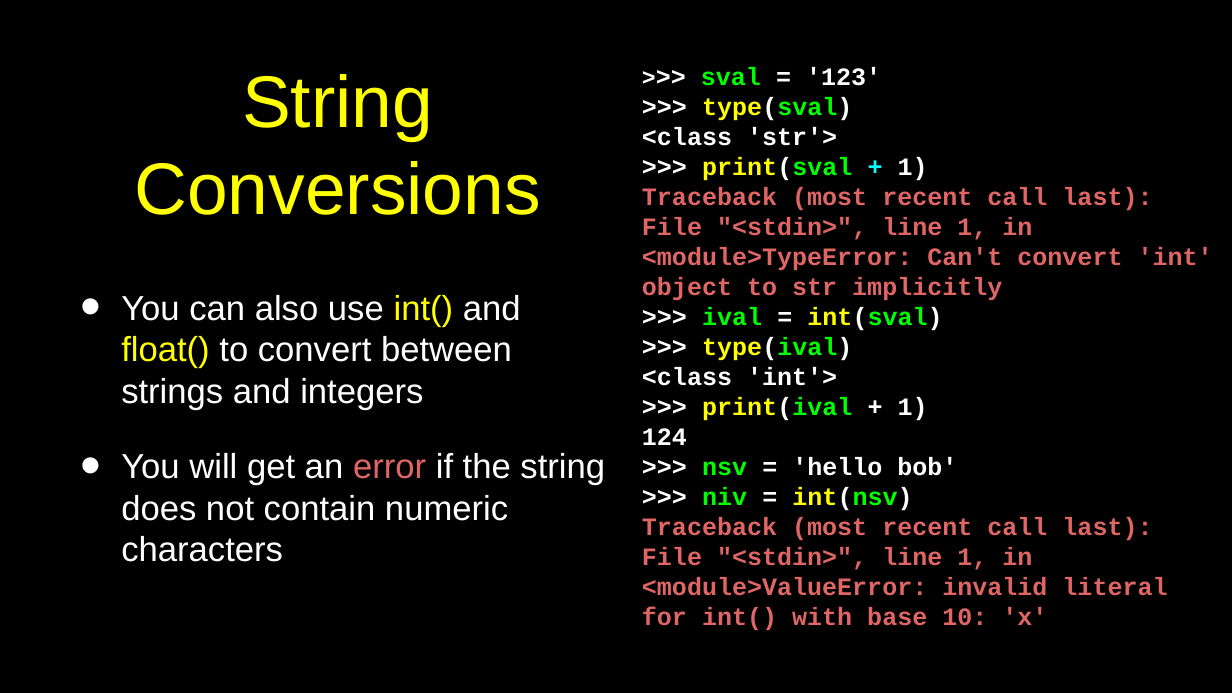
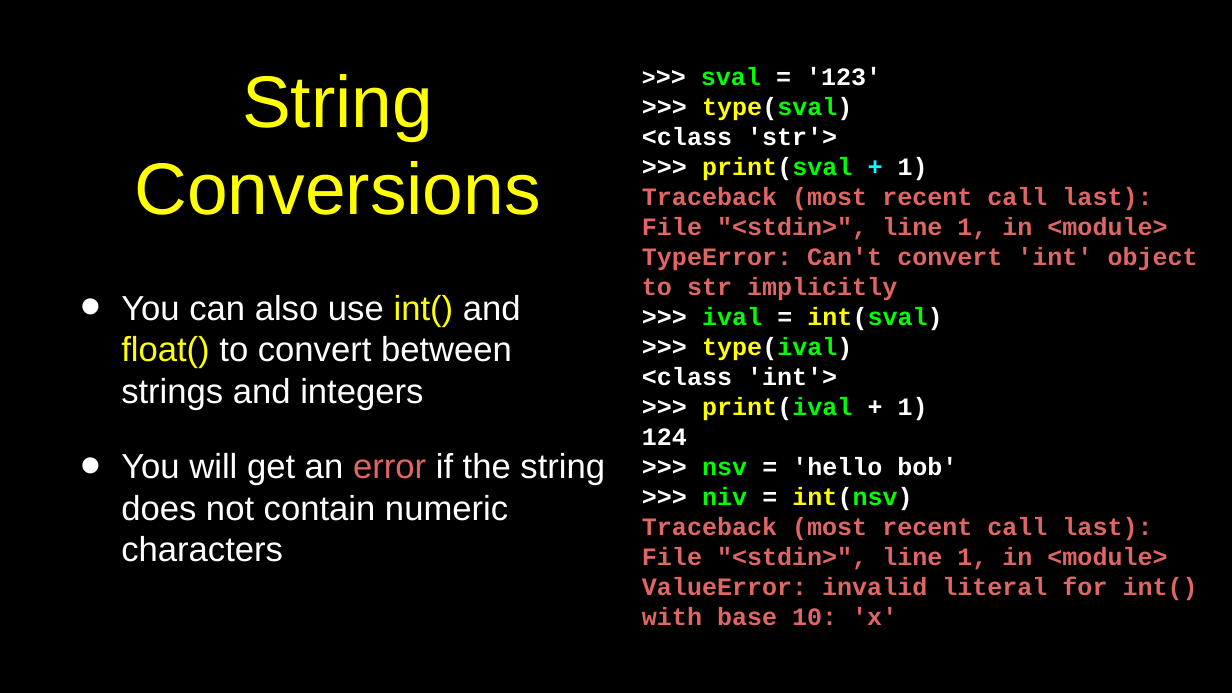
Before and after one commit to csev/py4e, a slide deck: slide 22 of lectures3/Pythonlearn-02-Expressions.pptx. Drawn at 1232x693 pixels with LibreOffice and Linux fonts; fonts in the diff are those of the drawing. Boxes give left, top, right and bottom in pixels: in the first picture for what was removed or moved away, otherwise in the second. Text is boxed around its words. In the diff, an @@ line names an element or a change of style, - is before the commit and + after.

Commit message:
Tweak

```diff
--- a/lectures3/Pythonlearn-02-Expressions.pptx
+++ b/lectures3/Pythonlearn-02-Expressions.pptx
@@ text at [642,187,1198,301]: text changed @@
-Traceback (most recent call last): File "<stdin>", line 1, in <module>TypeError: Can't convert 'int' object to str implicitly
+Traceback (most recent call last): File "<stdin>", line 1, in <module>
+TypeError: Can't convert 'int' object to str implicitly
@@ text at [642,517,1198,626]: text changed @@
-Traceback (most recent call last): File "<stdin>", line 1, in <module>ValueError: invalid literal for int() with base 10: 'x'
+Traceback (most recent call last): File "<stdin>", line 1, in <module>
+ValueError: invalid literal for int() with base 10: 'x'
```
Also in this commit, not shown: 1 other slide changed.
